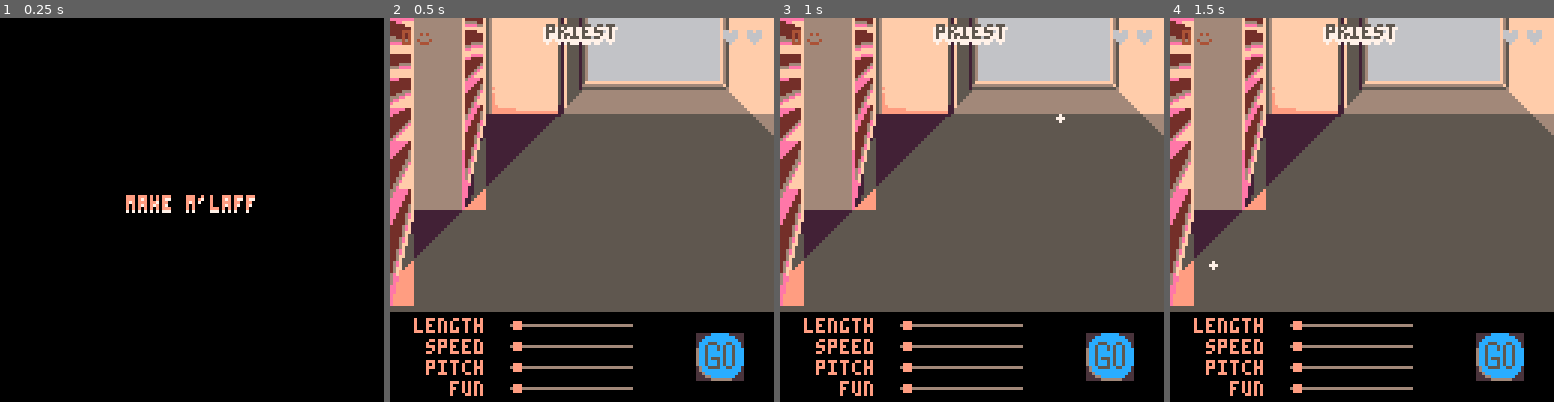
Above: before the commit, frames 1-4 (left to right).
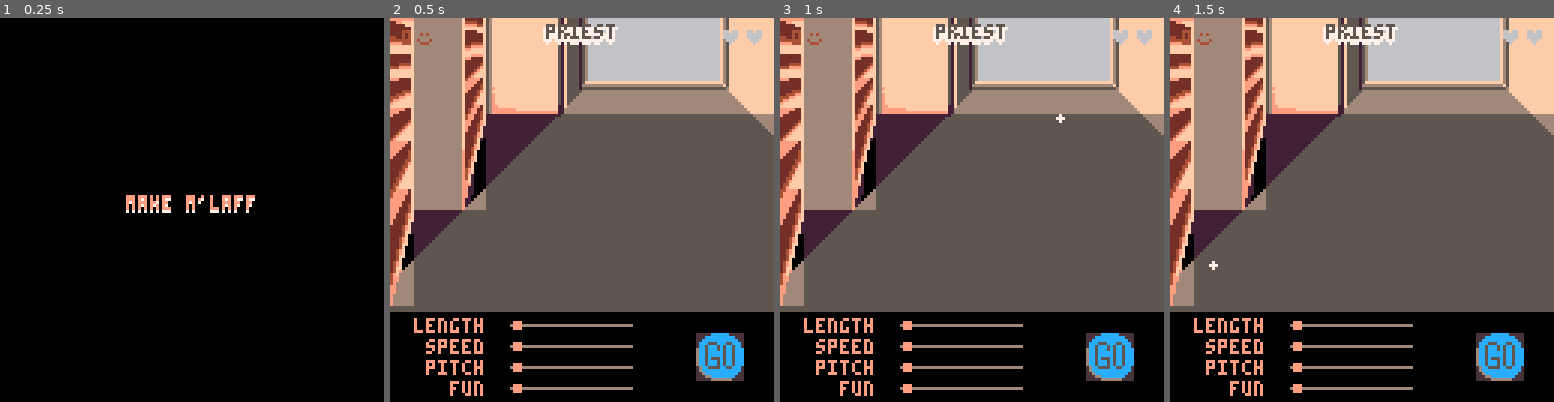
Above: after the commit, the same moments.

Repository: Alfie-Edwards/game-boys
Game: PICO-8 cartridge game.p8
The game is run twice, just before and just after one commit, with the same random seed, the same clock (stepped at 60 frames per second) and the same inputs.
Inputs (mouse positions are in pixels of both pictures, inside the frame that each line leads up to):
- Up to frame 1 (0.25 s): no input
- Up to frame 2 (0.5 s): tap X (X key) at 0.33 s
- Up to frame 3 (1 s): click (1060, 121) at 0.67 s; tap O (Z key) at 0.7 s
- Up to frame 4 (1.5 s): tap X (X key) at 1.07 s; click (1216, 267) at 1.22 s

Frame 1 is identical in both runs. In frame 2, 3.4% of the frame differs, in the area x 0-25%, y 0-75%; in frame 3, 3.4%; in frame 4, 3.4%.

Commit message:
update spritesheet, fix some bits

Diff:
--- a/face.lua
+++ b/face.lua
@@ -30,8 +30,8 @@
 	beardy = {
 		beard =
 			function(x, y)
-				spr(139, x, y, 5, 4, false, false)
-				spr(139, x + tiles(5) - 1, y, 5, 4, true, false)
+				map(26, 0, x, y, 5, 4)
+				draw_flipped_y_axis(x + tiles(5) - 1, y, 5, 4, 26, 0)
 			end,
 		collar =
 			function(x, y)
@@ -61,8 +61,8 @@
 	priest = {
 		collar =
 			function(x, y)
-				spr(101, x, y, 5, 2, false, false)
-				spr(101, x + tiles(5), y, 5, 2, true, false)
+				map(5, 4, x, y, 5, 2)
+				draw_flipped_y_axis(x + tiles(5), y, 5, 2, 5, 4)
 			end,
 		eyes =
 			function(x_left, x_right, y)
@@ -195,6 +195,19 @@
 
 function tiles(x)
 	return x * 8
+end
+
+function draw_flipped_y_axis(x, y, w_tiles, h_tiles, map_x, map_y)
+	local w_px = w_tiles * 8 - 1
+	local h_px = h_tiles * 8 - 1
+
+	for i = 0, h_px do
+		tline(
+			x + w_px, y + i,
+			x,        y + i,
+			map_x, map_y + i/8
+		)
+	end
 end
 
 function draw_scaled(x, y, w_tiles, h_tiles, map_x, map_y, scale)
@@ -366,12 +379,6 @@
 function draw_head(name, emotion)
 	if (emotion == nil) emotion = "neutral"
 
-	-- TODO #temp
-	-- name = "big beardy man"
-	-- name = "priest"
-	-- name = "diver"
-	-- name = "clown"
-
 	-- setup
 	palt(0, false)
 	palt(13, true)
--- a/game.p8
+++ b/game.p8
@@ -729,7 +729,7 @@
 01111213141516171819474849909192939495969798999a4f7f000000000000000000000000000000000000000000000000000000000000000000000000000000000000000000000000000000000000000000000000000000000000000000000000000000000000000000000000000000000000000000000000000000000000
 20212223242526272829575859a0a1a2a3a4a5a6a7a8a9aa0000000000000000000000000000000000000000000000000000000000000000000000000000000010000000000000000000000000000000000000000000000000000000000000000000000000000000000000000000000000000000000000000000000000000000
 30313233343536373839000000b0b1b2b3b4b5b6b7b8b9ba00000000000000000000000000000000000000000000000000000000000000000000000000000000cc000000000000000000000000000000000000000000000000000000000000000000000000000000000000000000000000000000000000000000000000000000
-50515253546566676869000000c0c1c2c3c4c5000000000000000000000000000000000000000000000000000000000000000000000000000000000000000000dc000000000000000000000000000000000000000000000000000000000000000000000000000000000000000000000000000000000000000000000000000000
+50515253540101676869000000c0c1c2c3c4c5000000000000000000000000000000000000000000000000000000000000000000000000000000000000000000dc000000000000000000000000000000000000000000000000000000000000000000000000000000000000000000000000000000000000000000000000000000
 60616263647576777879000000d0d1d2d3d4d5000000000000000000000000000000000000000000000000000000000000000000000000000000000000000000ec000000000000000000000000000000000000000000000000000000000000000000000000000000000000000000000000000000000000000000000000000000
 70717273740000000000000000000000000000000000000000000000000000000000000000000000000000000000000000000000000000000000000000000000cd000000000000000000000000000000000000000000000000000000000000000000000000000000000000000000000000000000000000000000000000000000
 00000000000000000000000000000000000000000000000000000000000000000000000000000000000000000000000000000000000000000000000000000000dd000000000000000000000000000000000000000000000000000000000000000000000000000000000000000000000000000000000000000000000000000000
Not shown, changed: 128 lines of the sprite sheet (__gfx__) section of game.p8
